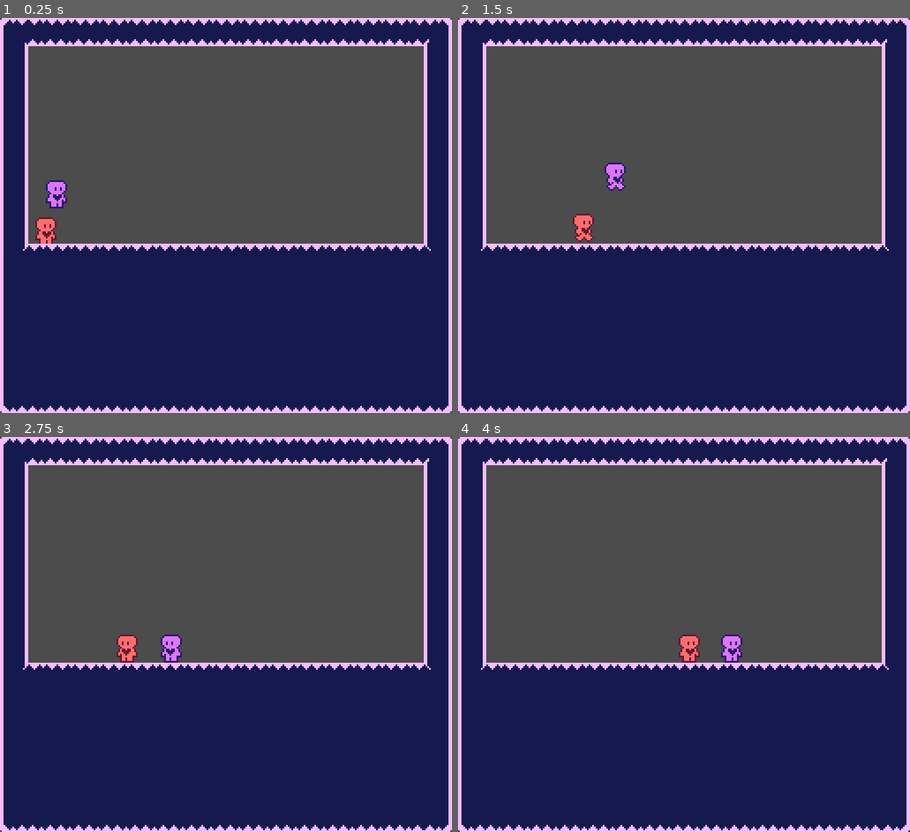
Above: before the commit, frames 1-4 (two rows, left to right).
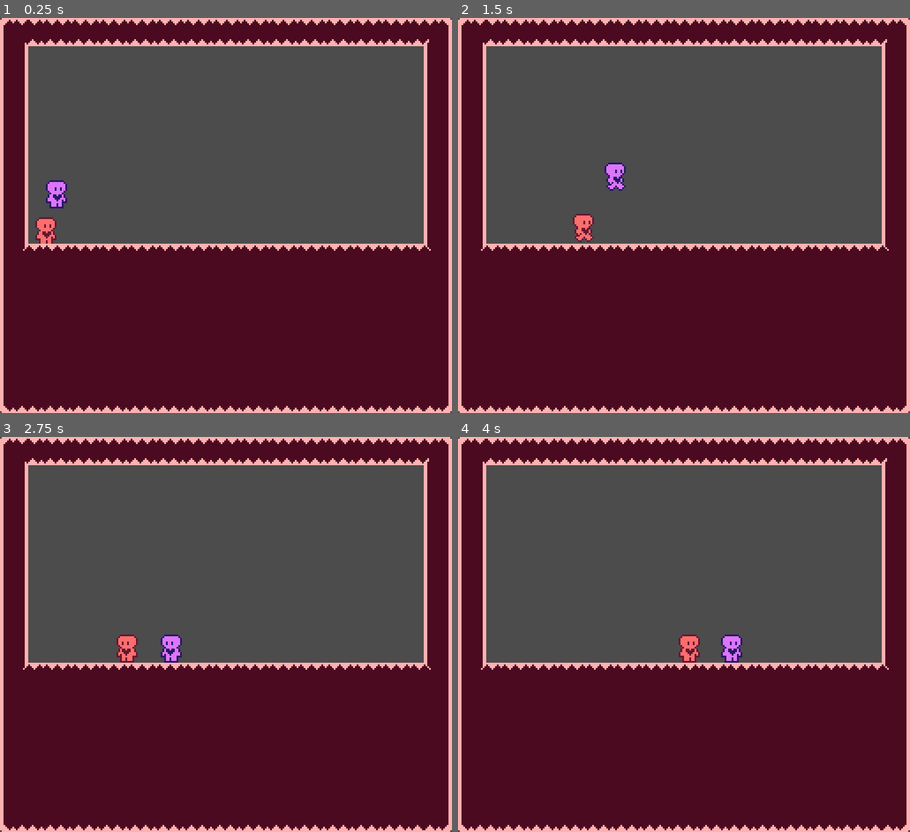
Above: after the commit, the same moments.

Repository: SignaturedX/MTL_GGJ
Game: Godot game, scene res://Main.tscn
Same seed, same stepped clock (60 frames per second), same inputs: the game is played once before the commit and once after it.
Inputs:
- Up to frame 1 (0.25 s): no input
- Up to frame 2 (1.5 s): hold Right (ui_right) from 0.53 s (still down); tap Up (ui_up) at 0.77 s
- Up to frame 3 (2.75 s): tap Up (ui_up) at 1.52 s; release Right (ui_right) at 2.03 s; hold Left (ui_left) from 2.03 s (still down)
- Up to frame 4 (4 s): release Left (ui_left) at 2.78 s; hold Right (ui_right) from 2.78 s (still down); tap Up (ui_up) at 3.02, 3.77 s

The runs differ from the first frame. In frame 1, 56% of the frame differs, in the area x 0-100%, y 0-100%; in frame 2, 56%; in frame 3, 56%; in frame 4, 56%.

Commit message:
Test commit
- Testing merging process

Diff:
--- a/globalgamejam/Main.gd
+++ b/globalgamejam/Main.gd
@@ -12,6 +12,7 @@
 func _ready():
 	_level0()
 
+
 func _switch():
 	pass
 
--- a/globalgamejam/Main.tscn
+++ b/globalgamejam/Main.tscn
@@ -14,6 +14,6 @@
 
 [node name="Red" parent="." groups=["red"] instance=ExtResource( 5 )]
 
+[node name="PurpleDimension" parent="." groups=["purple"] instance=ExtResource( 4 )]
+
 [node name="RedDimension" parent="." groups=["red"] instance=ExtResource( 1 )]
-
-[node name="PurpleDimension" parent="." groups=["purple"] instance=ExtResource( 4 )]
--- a/globalgamejam/Purple.gd
+++ b/globalgamejam/Purple.gd
@@ -9,34 +9,48 @@
 
 var motion = Vector2.ZERO
 
-onready var sprite = $AnimatedSprite #declaring a var for sprite for simplicity in code
+onready var sprite = $AnimatedSprite # Declaring a var for sprite for simplicity in code
 
 func _physics_process(delta):
+
 	var x_input = Input.get_action_strength("ui_right") - Input.get_action_strength("ui_left")
 
-	if x_input != 0: #if the player is moving
-		sprite.play("move") #plays the move animation
+	if x_input != 0: # If the player is moving
+
+		sprite.play("move") # Plays the move animation
+
 		motion.x += x_input * ACCELERATION * delta
 		motion.x = clamp(motion.x, -MAX_SPEED, MAX_SPEED)
+
 		sprite.flip_h = x_input < 0
-	else: #if player is not moving
-		sprite.stop() #stops the animation, yet continues last frame of "move" animation
-		if is_on_floor(): #if the player is on the floor, play the "idle" animation
+
+	else: # If player is not moving
+
+		sprite.stop() # stops the animation, yet continues last frame of "move" animation
+
+		if is_on_floor(): # If the player is on the floor, play the "idle" animation
+
 			sprite.play("idle")
 
 	motion.y += GRAVITY * delta
 
 	if is_on_floor():
+
 		if x_input == 0:
+
 			motion.x = lerp(motion.x, 0, FRICTION)
 
 		if Input.is_action_just_pressed("ui_up"):
+
 			motion.y = -JUMP_FORCE
 	else:
+
 		if Input.is_action_just_released("ui_up") and motion.y < -JUMP_FORCE/2:
+
 			motion.y = -JUMP_FORCE/2
 
 		if x_input == 0:
+
 			motion.x = lerp(motion.x, 0, AIR_RESISTANCE)
 
 	motion = move_and_slide(motion, Vector2.UP)
--- a/globalgamejam/Red.gd
+++ b/globalgamejam/Red.gd
@@ -6,6 +6,7 @@
 const GRAVITY = 200
 const JUMP_FORCE = 128
 const AIR_RESISTANCE = 0.04
+
 
 var motion = Vector2.ZERO
 
--- a/globalgamejam/project.godot
+++ b/globalgamejam/project.godot
@@ -24,6 +24,14 @@
 window/stretch/mode="viewport"
 window/stretch/aspect="keep"
 
+[input]
+
+right_key={
+"deadzone": 0.5,
+"events": [ Object(InputEventKey,"resource_local_to_scene":false,"resource_name":"","device":0,"alt":false,"shift":false,"control":false,"meta":false,"command":false,"pressed":false,"scancode":0,"physical_scancode":68,"unicode":0,"echo":false,"script":null)
+ ]
+}
+
 [physics]
 
 common/enable_pause_aware_picking=true
Not shown, added: globalgamejam/.mono/assemblies/Debug/GodotSharp.xml
Not shown, added: globalgamejam/.mono/assemblies/Debug/GodotSharpEditor.xml
Not shown, added: globalgamejam/.mono/assemblies/Debug/api_hash_cache.cfg
Not shown, added: globalgamejam/.mono/metadata/ide_messaging_meta.txt
Not shown, added: globalgamejam/.mono/assemblies/Debug/GodotSharp.dll
Not shown, added: globalgamejam/.mono/assemblies/Debug/GodotSharp.pdb
Not shown, added: globalgamejam/.mono/assemblies/Debug/GodotSharpEditor.dll
Not shown, added: globalgamejam/.mono/assemblies/Debug/GodotSharpEditor.pdb
